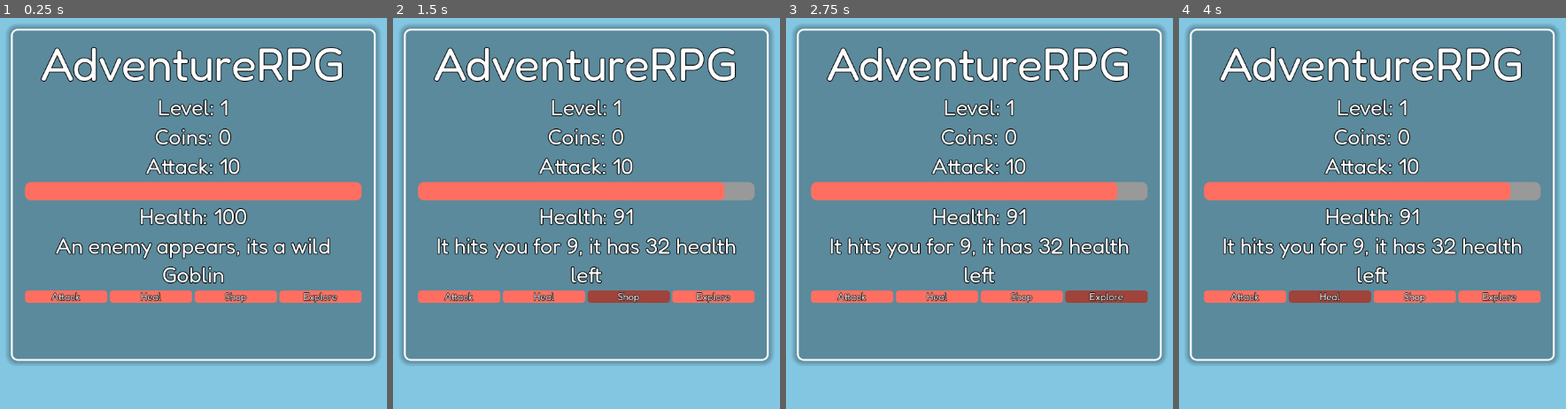
Above: before the commit, frames 1-4 (left to right).
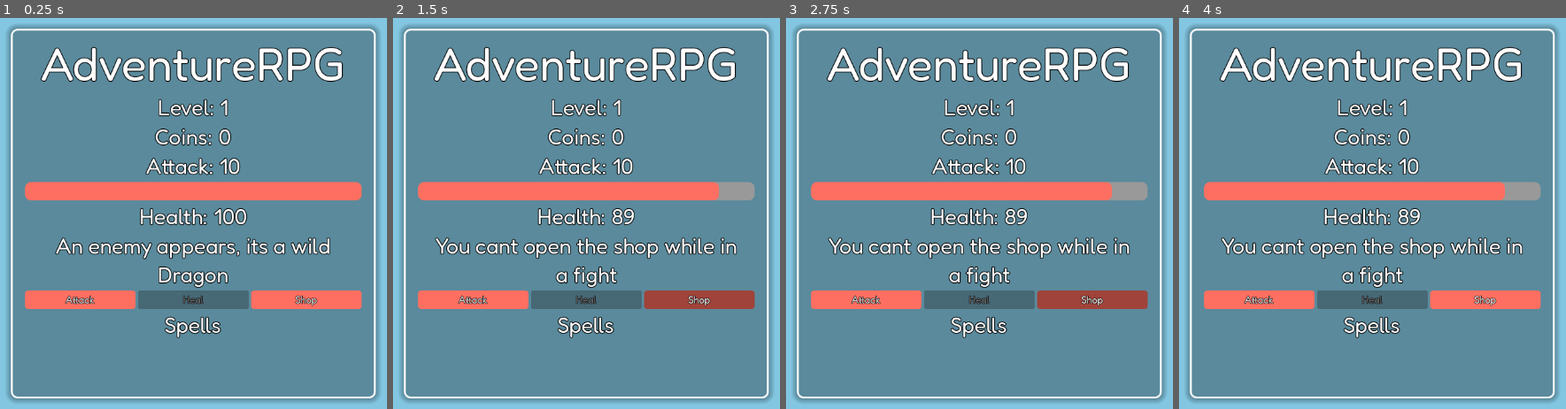
Above: after the commit, the same moments.

Repository: Overlord1304/AdventureRPG
Game: Godot game, scene res://scenes/main.tscn
The game is run twice, just before and just after one commit, with the same random seed, the same clock (stepped at 60 frames per second) and the same inputs.
Inputs (mouse positions are in pixels of both pictures, inside the frame that each line leads up to):
- Up to frame 1 (0.25 s): no input
- Up to frame 2 (1.5 s): click "Attack" at 0.5 s; click "Shop" at 1.25 s
- Up to frame 3 (2.75 s): click (1107, 295) at 2 s, where only the run before the commit has a clickable "Explore"
- Up to frame 4 (4 s): click (1329, 295) at 2.75 s, where only the run before the commit has a clickable "Heal"; tap Enter at 3.5 s; hold Right from 3.53 s (still down); tap Alt at 3.6 s

The runs differ from the first frame. In frame 1, 14% of the frame differs, in the area x 1-99%, y 63-99%; in frame 2, 18%, in the area x 1-99%, y 41-99%; in frame 3, 17%; in frame 4, 17%.

Commit message:
added shop functionality

Diff:
--- a/scenes/main.tscn
+++ b/scenes/main.tscn
@@ -43,6 +43,9 @@
 corner_radius_bottom_left = 5
 
 [sub_resource type="StyleBoxEmpty" id="StyleBoxEmpty_0wfyh"]
+
+[sub_resource type="StyleBoxFlat" id="StyleBoxFlat_choun"]
+bg_color = Color(0.6, 0.6, 0.6, 0)
 
 [sub_resource type="StyleBoxFlat" id="StyleBoxFlat_tefeu"]
 bg_color = Color(0.50980395, 0.7764706, 0.88235295, 1)
@@ -79,7 +82,7 @@
 offset_left = -267.0
 offset_top = 32.0
 offset_right = 281.0
-offset_bottom = -38.0
+offset_bottom = -24.0
 grow_horizontal = 2
 grow_vertical = 2
 theme = SubResource("Theme_tbgi4")
@@ -156,6 +159,7 @@
 layout_mode = 2
 
 [node name="attack" type="Button" parent="ui/HBoxContainer"]
+custom_minimum_size = Vector2(0, 30)
 layout_mode = 2
 size_flags_horizontal = 3
 theme_override_constants/outline_size = 3
@@ -187,17 +191,6 @@
 theme_override_styles/hover = SubResource("StyleBoxFlat_85g3d")
 theme_override_styles/focus = SubResource("StyleBoxEmpty_0wfyh")
 text = "Shop"
-
-[node name="explore" type="Button" parent="ui/HBoxContainer"]
-layout_mode = 2
-size_flags_horizontal = 3
-theme_override_constants/outline_size = 3
-theme_override_fonts/font = ExtResource("2_sugp2")
-theme_override_styles/normal = SubResource("StyleBoxFlat_tbgi4")
-theme_override_styles/pressed = SubResource("StyleBoxFlat_tipki")
-theme_override_styles/hover = SubResource("StyleBoxFlat_85g3d")
-theme_override_styles/focus = SubResource("StyleBoxEmpty_0wfyh")
-text = "Explore"
 
 [node name="castspell" type="Button" parent="ui/HBoxContainer"]
 visible = false
@@ -211,21 +204,30 @@
 theme_override_styles/focus = SubResource("StyleBoxEmpty_0wfyh")
 text = "Cast Spell"
 
-[node name="shop" type="Panel" parent="ui"]
-layout_mode = 2
-
-[node name="items" type="VBoxContainer" parent="ui/shop"]
-layout_mode = 0
-offset_right = 40.0
-offset_bottom = 40.0
-
-[node name="inventory" type="Panel" parent="ui"]
-layout_mode = 2
-
-[node name="invitems" type="VBoxContainer" parent="ui/inventory"]
-layout_mode = 0
-offset_right = 40.0
-offset_bottom = 40.0
+[node name="spellselect" type="Panel" parent="ui"]
+layout_mode = 2
+size_flags_vertical = 3
+theme_override_styles/panel = SubResource("StyleBoxFlat_choun")
+
+[node name="container" type="VBoxContainer" parent="ui/spellselect"]
+layout_mode = 1
+anchors_preset = 15
+anchor_right = 1.0
+anchor_bottom = 1.0
+grow_horizontal = 2
+grow_vertical = 2
+
+[node name="message" type="Label" parent="ui/spellselect/container"]
+custom_minimum_size = Vector2(500, 0)
+layout_mode = 2
+size_flags_horizontal = 4
+theme_override_constants/outline_size = 5
+theme_override_fonts/font = ExtResource("2_sugp2")
+theme_override_font_sizes/font_size = 35
+text = "Spells"
+horizontal_alignment = 1
+vertical_alignment = 1
+autowrap_mode = 2
 
 [node name="Background" type="Panel" parent="."]
 z_index = -2
@@ -249,10 +251,12 @@
 offset_left = -290.0
 offset_top = -302.0
 offset_right = 304.0
-offset_bottom = 239.612
+offset_bottom = 301.0
 grow_horizontal = 2
 grow_vertical = 2
 mouse_filter = 2
 theme_override_styles/panel = SubResource("StyleBoxFlat_o6xl0")
 
 [connection signal="pressed" from="ui/HBoxContainer/attack" to="." method="_on_attack_pressed"]
+[connection signal="pressed" from="ui/HBoxContainer/heal" to="." method="_on_heal_pressed"]
+[connection signal="pressed" from="ui/HBoxContainer/shop" to="." method="_on_shop_pressed"]
--- /dev/null
+++ b/scenes/shop.tscn
@@ -0,0 +1,155 @@
+[gd_scene load_steps=11 format=3 uid="uid://b2evb2ai727xl"]
+
+[ext_resource type="Script" uid="uid://bq5tbwl3oxepc" path="res://scripts/shop.gd" id="1_xfvoa"]
+[ext_resource type="FontFile" uid="uid://b1ecuue8wn2td" path="res://fonts/Fredoka-Regular.ttf" id="2_1l46r"]
+
+[sub_resource type="StyleBoxFlat" id="StyleBoxFlat_xfvoa"]
+bg_color = Color(0.99607843, 0.43529412, 0.38039216, 1)
+corner_radius_top_left = 5
+corner_radius_top_right = 5
+corner_radius_bottom_right = 5
+corner_radius_bottom_left = 5
+
+[sub_resource type="StyleBoxFlat" id="StyleBoxFlat_1l46r"]
+bg_color = Color(1.4131035, 0.6298228, 0.553138, 1)
+corner_radius_top_left = 5
+corner_radius_top_right = 5
+corner_radius_bottom_right = 5
+corner_radius_bottom_left = 5
+
+[sub_resource type="StyleBoxFlat" id="StyleBoxFlat_032fp"]
+bg_color = Color(0.6289062, 0.26402012, 0.22829702, 1)
+corner_radius_top_left = 5
+corner_radius_top_right = 5
+corner_radius_bottom_right = 5
+corner_radius_bottom_left = 5
+
+[sub_resource type="StyleBoxEmpty" id="StyleBoxEmpty_2fc2m"]
+
+[sub_resource type="StyleBoxFlat" id="StyleBoxFlat_jyhfs"]
+
+[sub_resource type="Theme" id="Theme_tbgi4"]
+Panel/styles/panel = SubResource("StyleBoxFlat_jyhfs")
+
+[sub_resource type="StyleBoxFlat" id="StyleBoxFlat_tefeu"]
+bg_color = Color(0.50980395, 0.7764706, 0.88235295, 1)
+
+[sub_resource type="StyleBoxFlat" id="StyleBoxFlat_o6xl0"]
+bg_color = Color(1, 1, 1, 0)
+border_width_left = 3
+border_width_top = 3
+border_width_right = 3
+border_width_bottom = 3
+border_color = Color(1, 1, 1, 1)
+corner_radius_top_left = 10
+corner_radius_top_right = 10
+corner_radius_bottom_right = 10
+corner_radius_bottom_left = 10
+shadow_color = Color(0, 0, 0, 0.30588236)
+shadow_size = 10
+
+[node name="shop" type="Control"]
+layout_mode = 3
+anchors_preset = 15
+anchor_right = 1.0
+anchor_bottom = 1.0
+grow_horizontal = 2
+grow_vertical = 2
+script = ExtResource("1_xfvoa")
+
+[node name="close" type="Button" parent="."]
+layout_mode = 1
+anchors_preset = 2
+anchor_top = 1.0
+anchor_bottom = 1.0
+offset_left = 25.0
+offset_top = -97.0
+offset_right = 209.0
+offset_bottom = -23.0
+grow_vertical = 0
+size_flags_horizontal = 3
+theme_override_constants/outline_size = 3
+theme_override_fonts/font = ExtResource("2_1l46r")
+theme_override_font_sizes/font_size = 50
+theme_override_styles/normal = SubResource("StyleBoxFlat_xfvoa")
+theme_override_styles/pressed = SubResource("StyleBoxFlat_1l46r")
+theme_override_styles/hover = SubResource("StyleBoxFlat_032fp")
+theme_override_styles/focus = SubResource("StyleBoxEmpty_2fc2m")
+text = "Close"
+
+[node name="ui" type="VBoxContainer" parent="."]
+layout_mode = 1
+anchors_preset = 13
+anchor_left = 0.5
+anchor_right = 0.5
+anchor_bottom = 1.0
+offset_left = -267.0
+offset_top = 32.0
+offset_right = 281.0
+offset_bottom = -24.0
+grow_horizontal = 2
+grow_vertical = 2
+theme = SubResource("Theme_tbgi4")
+
+[node name="title" type="Label" parent="ui"]
+layout_mode = 2
+theme_override_constants/outline_size = 5
+theme_override_fonts/font = ExtResource("2_1l46r")
+theme_override_font_sizes/font_size = 75
+text = "SHOP"
+horizontal_alignment = 1
+
+[node name="message" type="Label" parent="ui"]
+custom_minimum_size = Vector2(500, 0)
+layout_mode = 2
+size_flags_horizontal = 4
+theme_override_constants/outline_size = 5
+theme_override_fonts/font = ExtResource("2_1l46r")
+theme_override_font_sizes/font_size = 35
+horizontal_alignment = 1
+vertical_alignment = 1
+autowrap_mode = 2
+
+[node name="upg1" type="Button" parent="ui"]
+layout_mode = 2
+size_flags_horizontal = 3
+theme_override_constants/outline_size = 3
+theme_override_fonts/font = ExtResource("2_1l46r")
+theme_override_font_sizes/font_size = 32
+theme_override_styles/normal = SubResource("StyleBoxFlat_xfvoa")
+theme_override_styles/pressed = SubResource("StyleBoxFlat_1l46r")
+theme_override_styles/hover = SubResource("StyleBoxFlat_032fp")
+theme_override_styles/focus = SubResource("StyleBoxEmpty_2fc2m")
+text = "Strength Increase(+2 Attack
+Strength (15 Coins)"
+
+[node name="Background" type="Panel" parent="."]
+z_index = -2
+layout_mode = 1
+anchors_preset = 15
+anchor_right = 1.0
+anchor_bottom = 1.0
+grow_horizontal = 2
+grow_vertical = 2
+mouse_filter = 2
+theme_override_styles/panel = SubResource("StyleBoxFlat_tefeu")
+
+[node name="Outline" type="Panel" parent="."]
+z_index = -2
+layout_mode = 1
+anchors_preset = 8
+anchor_left = 0.5
+anchor_top = 0.5
+anchor_right = 0.5
+anchor_bottom = 0.5
+offset_left = -290.0
+offset_top = -302.0
+offset_right = 304.0
+offset_bottom = 301.0
+grow_horizontal = 2
+grow_vertical = 2
+mouse_filter = 2
+theme_override_styles/panel = SubResource("StyleBoxFlat_o6xl0")
+
+[connection signal="pressed" from="close" to="." method="_on_close_pressed"]
+[connection signal="pressed" from="ui/upg1" to="." method="_on_upg_1_pressed"]
--- a/scripts/global.gd
+++ b/scripts/global.gd
@@ -12,3 +12,50 @@
 var current_enemy = {}
 var enemy_defeated = false
 var inventory = []
+var saves = "user://saves.save"
+var sbol = true
+func save_game():
+	var data = {
+		"health": health,
+		"max_health": max_health,
+		"currency": currency,
+		"base_attack": base_attack,
+		"attack_bonus": attack_bonus,
+		"level": level,
+		"xp": xp,
+		"xp_needed": xp_needed,
+		"inventory": inventory
+	}
+	var file = FileAccess.open(saves,FileAccess.WRITE)
+	file.store_var(data)
+	file.close()
+func load_game():
+	if not FileAccess.file_exists(saves):
+		return false
+	var file = FileAccess.open(saves,FileAccess.READ)
+	var data = file.get_var()
+	file.close()
+	health = data.health
+	max_health = data.max_health
+	currency = data.currency
+	base_attack = data.base_attack
+	attack_bonus = data.attack_bonus
+	level = data.level
+	xp = data.xp
+	xp_needed = data.xp_needed
+	inventory = data.inventory
+	return true
+
+func reset_game():
+	health = 100
+	max_health = 100
+	currency = 0
+	base_attack = 10
+	level = 1
+	xp = 0
+	xp_needed = 50
+	attack_bonus = 0
+	enemy_defeated = false
+	inventory.clear()
+	phase = game_phase.FIGHTING
+	DirAccess.remove_absolute(saves)
--- a/scripts/main.gd
+++ b/scripts/main.gd
@@ -2,10 +2,15 @@
 
 @onready var message_label = $ui/message
 @onready var health_bar = $ui/HealthBar
-
+var health_tween
+var displayed_health = 0
 func _ready():
+	Global.load_game()
 	randomize()
-	start_new_battle()
+	displayed_health = Global.health
+	health_bar.value = Global.health
+	if Global.sbol:
+		start_new_battle()
 	update_ui()
 
 func start_new_battle():
@@ -14,7 +19,7 @@
 	Global.current_enemy = create_boss() if is_boss_level() else create_random_enemy()
 	message_label.text = "An enemy appears, its a wild %s" % Global.current_enemy.name
 func is_boss_level():
-	return Global.level % 10 == 0
+	return randf() < 0.2
 
 func create_random_enemy():
 	return {
@@ -67,7 +72,7 @@
 
 	message_label.text =  "Enemy defeated! +%d coins, +%d XP" % [coins_gain, xp_gain]
 	check_level_up()
-
+	Global.save_game()
 func check_level_up():
 	while Global.xp >= Global.xp_needed:
 		Global.xp -= Global.xp_needed
@@ -79,15 +84,19 @@
 		Global.health = Global.max_health
 
 		message_label.text += " Level Up!"
+		Global.save_game()
 func update_ui():
 	$ui/stats/level.text = "Level: %d" % Global.level
 	$ui/stats/currency.text = "Coins: %d" % Global.currency
 	$ui/stats/astrength.text = "Attack: %d" % (Global.base_attack+Global.attack_bonus)
 	$ui/health.text = "Health: %d" % Global.health
 	health_bar.max_value = Global.max_health
-	health_bar.value = max(Global.health,0)
+	animate_hb(Global.health)
 	$ui/HBoxContainer/castspell.visible = has_spell()
-
+	$ui/HBoxContainer/heal.disabled = (
+		Global.phase == Global.game_phase.FIGHTING
+		and not Global.enemy_defeated
+	)
 func has_spell():
 	for item in Global.inventory:
 		if item.contains("Spell"):
@@ -97,3 +106,39 @@
 	Global.phase = Global.game_phase.GAME_OVER
 	Global.health = 0
 	message_label.text = "You were defeated. Game Over"
+	Global.reset_game()
+	update_ui()
+
+
+func _on_heal_pressed() -> void:
+	if Global.phase == Global.game_phase.GAME_OVER:
+		return
+	if Global.health >= Global.max_health:
+		message_label.text = "Your health is already full."
+		return
+	Global.health = Global.max_health
+	message_label.text = "You healed back to full health."
+	update_ui()
+	Global.save_game()
+func animate_hb(new_health):
+	new_health = clamp(new_health,0,Global.max_health)
+	if health_tween and health_tween.is_running():
+		health_tween.kill()
+	health_tween = create_tween()
+	health_tween.set_trans(Tween.TRANS_QUAD)
+	health_tween.set_trans(Tween.EASE_OUT)
+	health_tween.tween_property(
+		health_bar,
+		"value",
+		new_health,
+		0.3
+	)
+	displayed_health = new_health
+
+
+func _on_shop_pressed() -> void:
+	if Global.phase == Global.game_phase.FIGHTING and not Global.enemy_defeated:
+		message_label.text = "You cant open the shop while in a fight"
+		return
+	Global.sbol = false
+	get_tree().change_scene_to_file("res://scenes/shop.tscn")
--- /dev/null
+++ b/scripts/shop.gd
@@ -0,0 +1,21 @@
+extends Control
+@onready var message_label = $ui/message
+@onready var upg1 = $ui/upg1
+@onready var close = $close
+
+func _ready():
+	message_label.text = "Welcome to the shop!"
+
+func _on_upg_1_pressed() -> void:
+	var cost = 15
+	if Global.currency < cost:
+		message_label.text = "Not enough coins!"
+		return
+	Global.currency -= cost
+	Global.attack_bonus += 2
+	Global.save_game()
+	message_label.text = "You gained 2 attack strength"
+
+
+func _on_close_pressed() -> void:
+		get_tree().change_scene_to_file("res://scenes/main.tscn")
Not shown: 1 places in scenes/main.tscn that only renumber resources
Not shown, added: scripts/shop.gd.uid
